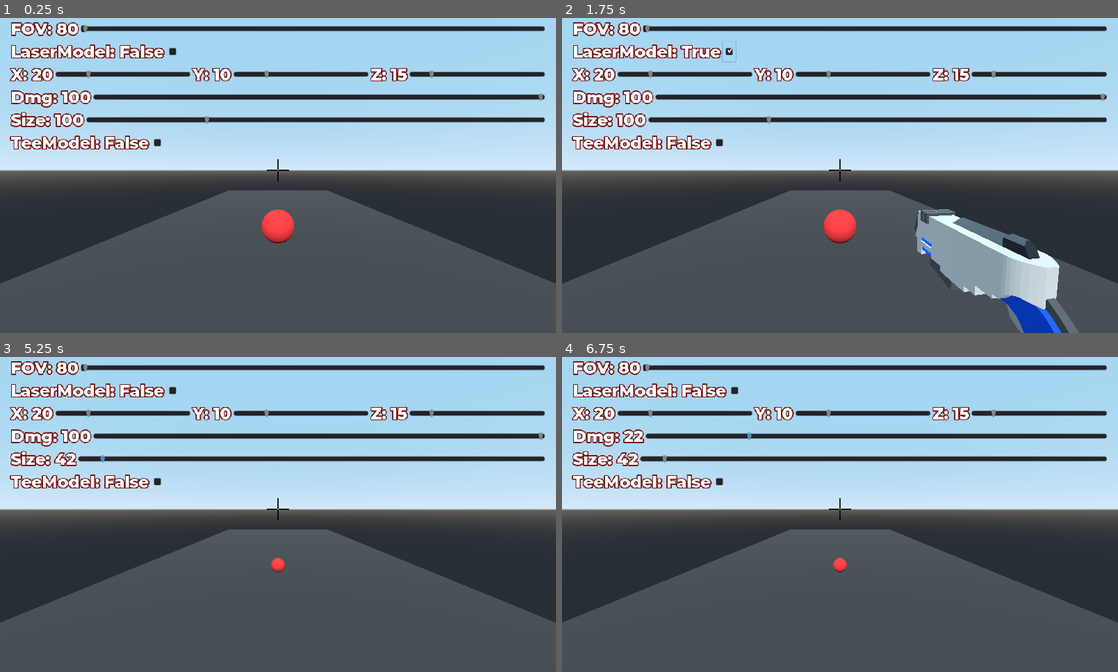
Above: before the commit, frames 1-4 (two rows, left to right).
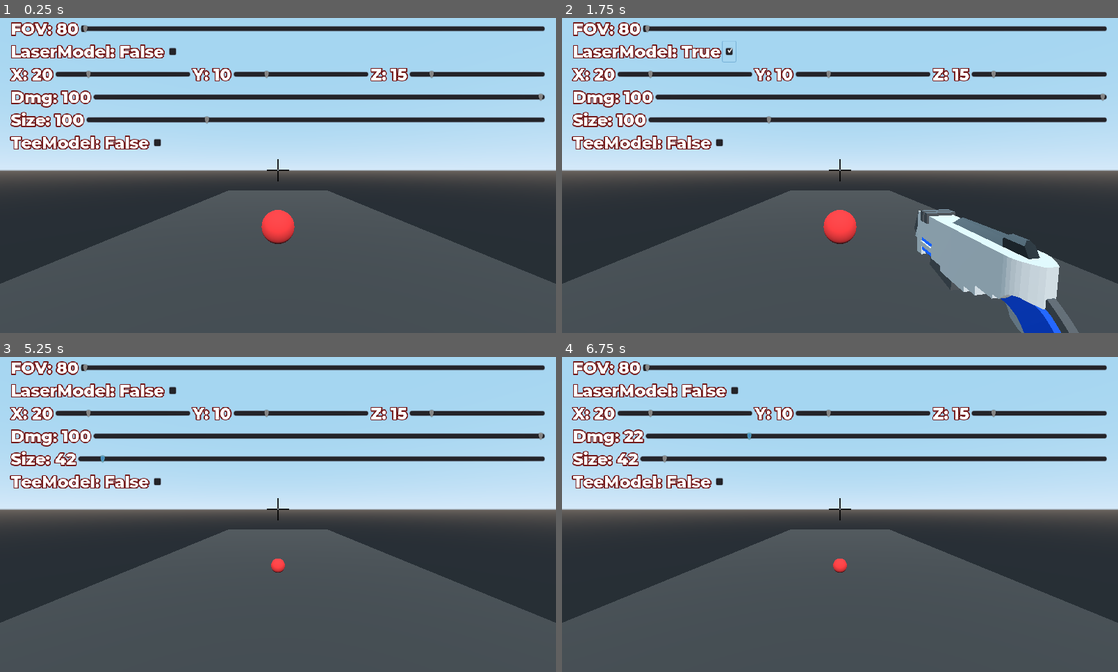
Above: after the commit, the same moments.

Repository: Inateblig/AimTrainer
Game: Godot game, scene res://src/scenes/World.tscn
Same seed, same stepped clock (60 frames per second), same inputs: the game is played once before the commit and once after it.
Inputs (mouse positions are in pixels of both pictures, inside the frame that each line leads up to):
- Up to frame 1 (0.25 s): no input
- Up to frame 2 (1.75 s): click (734, 52) at 0.52 s; tap Enter at 1.25 s; move the mouse to (962, 153) at 1.27 s; hold F (right) from 1.28 s (still down); hold D (bwd) from 1.28 s (still down); tap Space (jump) at 1.52 s
- Up to frame 3 (5.25 s): tap Middle mouse button (restart) every 0.75 s from 2 to 5 s; move the mouse to (166, 527) at 2.02 s; release F (right) at 2.03 s; release D (bwd) at 2.03 s; hold S (left) 2.03-2.78 s; click (166, 527) at 2.1 s; tap Space (jump) at 2.27, 3.77, 4.52 s; move the mouse to (333, 438) at 2.77 s; hold F (right) 2.78-3.53 s; hold D (bwd) 2.78-3.53 s; move the mouse to (250, 574) at 3.52 s; hold E (fwd) 3.53-4.28 s; click (250, 574) at 3.6 s; move the mouse to (444, 558) at 4.27 s; hold D (bwd) 4.28-5.03 s; hold S (left) from 4.28 s (still down); move the mouse to (111, 460) at 5.02 s; click (111, 460) at 5.1 s
- Up to frame 4 (6.75 s): tap Space (jump) at 5.27 s; move the mouse to (867, 508) at 5.77 s; hold D (bwd) 5.78-6.53 s; move the mouse to (756, 429) at 6.52 s; release S (left) at 6.53 s; hold F (right) from 6.53 s (still down); click (756, 429) at 6.6 s

The runs differ from the first frame. In frame 1, less than 0.1% of the frame differs, in the area x 0-100%, y 55-85%; in frame 2, less than 0.1%; in frame 3, less than 0.1%; in frame 4, less than 0.1%.
Error after the commit: Invalid call. Nonexistent 'int' constructor. (res://src/scenes/World.gd:36)

Commit message:
TotalTime does no longer count when paused

Diff:
--- a/src/scenes/Player.tscn
+++ b/src/scenes/Player.tscn
@@ -57,10 +57,10 @@
 material/0 = null
 
 [node name="Head" type="Spatial" parent="."]
-transform = Transform( 1, 0, 0, 0, 1, 0, 0, 0, 1, 0, 2.41519, -2.29258 )
+transform = Transform( 1, 0, 0, 0, 1, 0, 0, 0, 1, 0, 2.41519, 1.28403 )
 
 [node name="Camera" type="Camera" parent="Head"]
-transform = Transform( -1, 0, -8.74228e-08, 0, 1, 0, 8.74228e-08, 0, -1, 0, -0.00801229, 3.50008 )
+transform = Transform( -1, 0, -8.74228e-08, 0, 1, 0, 8.74228e-08, 0, -1, 0, 0, 0 )
 fov = 65.5
 far = 200.0
 
--- a/src/scenes/World.gd
+++ b/src/scenes/World.gd
@@ -27,11 +27,11 @@
 		visibility_hud(true)
 		Input.set_mouse_mode(Input.MOUSE_MODE_CAPTURED)
 		time += delta
+		save_time_to_file(delta)
 	#HUD
 	$HUD/FPS.set_text("fps: " + str(Engine.get_frames_per_second()))
 	$HUD/HBoxContainer/Score.set_text("Score: " + str(score / time * 100).pad_decimals(0) + " ")
 	#acct
-	save_time_to_file(delta)
 	var acct = load_time_from_file()
 	var accts = int(acct) % 60
 	var acctm = int(acct / 60)
